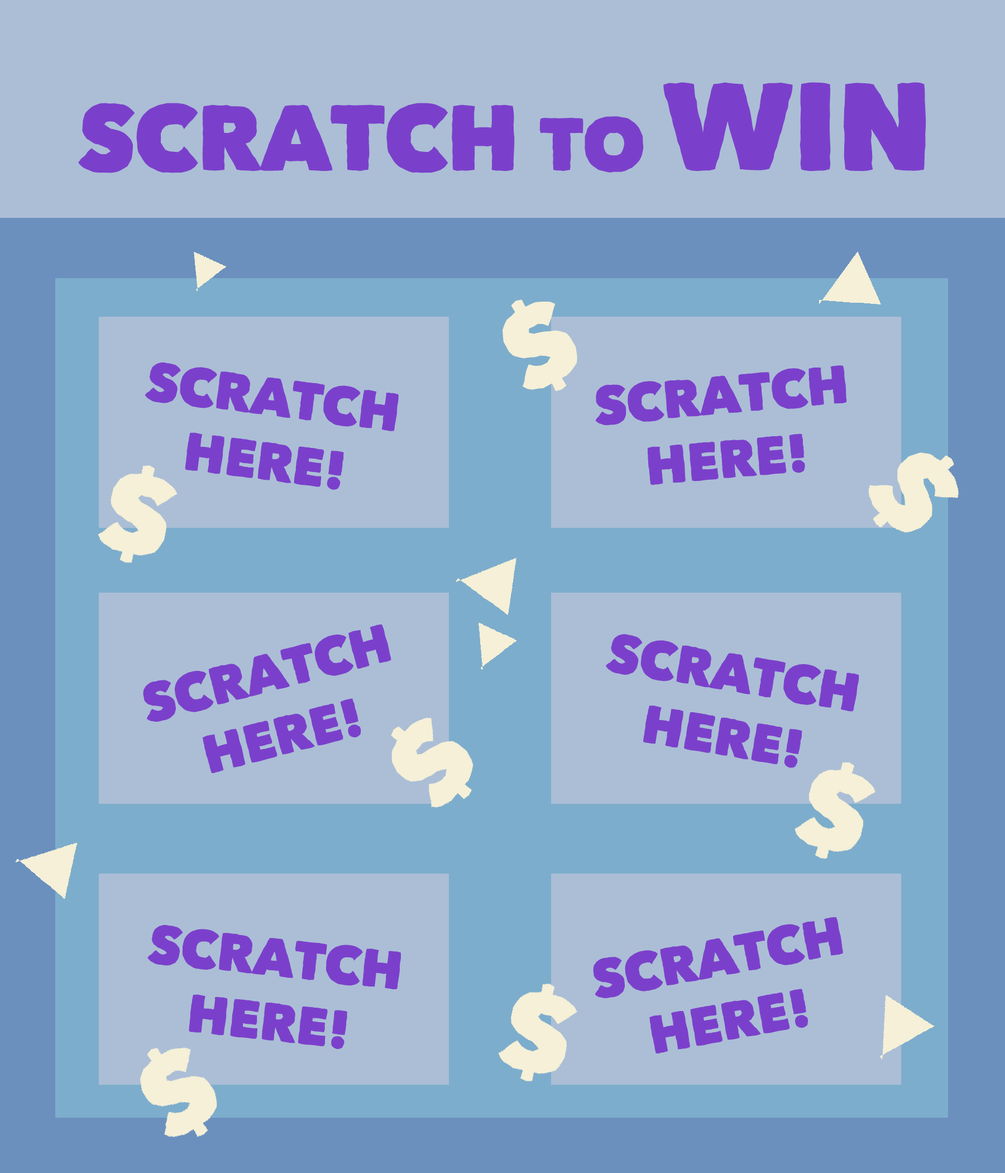
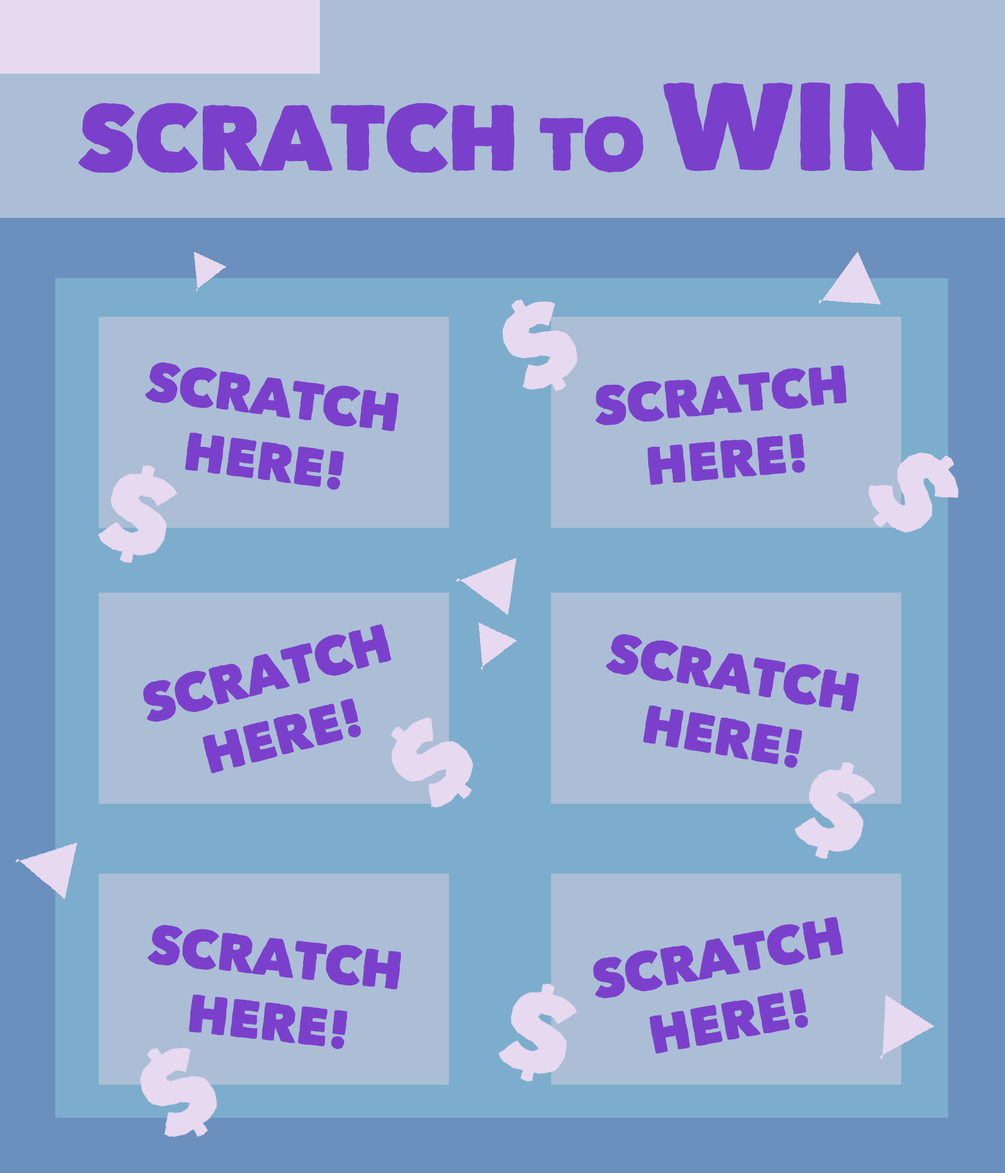
The second 1005 x 1173 image is a revision of the first. Changes to its layers:
painted on "shapes" over bbox(0, 0, 960, 1138)
